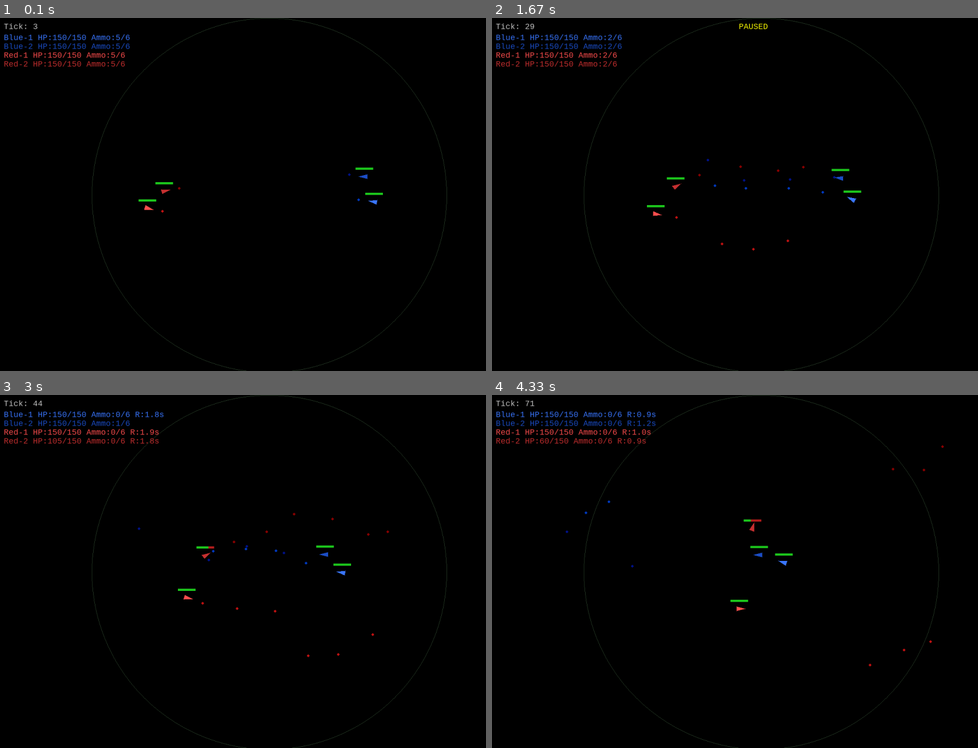
Above: before the commit, frames 1-4 (two rows, left to right).
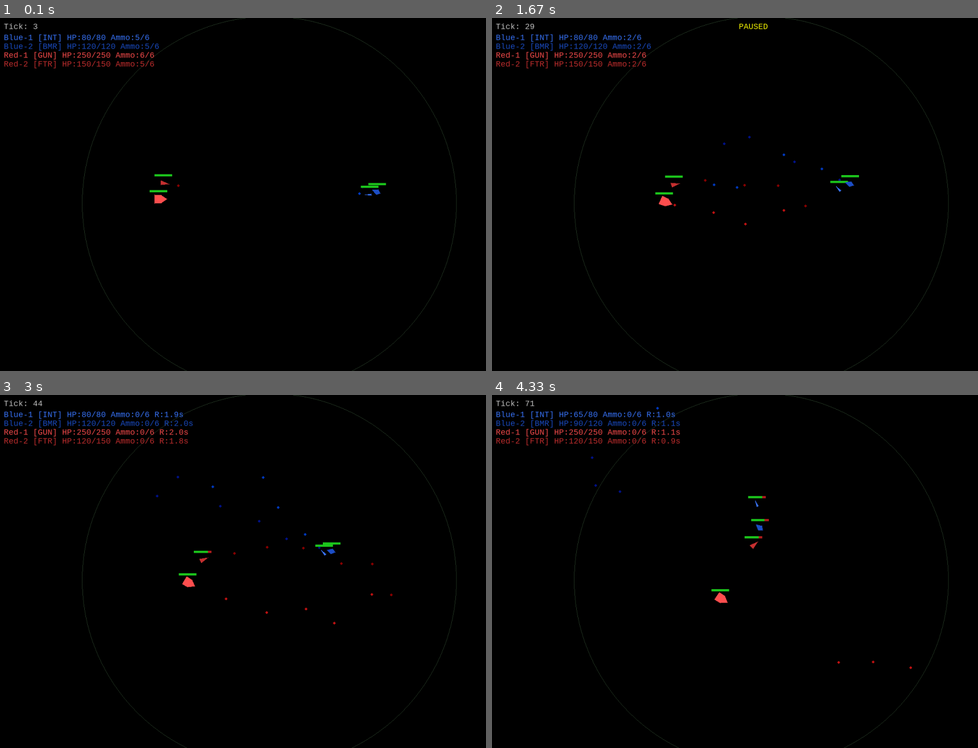
Above: after the commit, the same moments.

Repository: tcgarvin/rl-fighter
Game: pygame game, started from vis/pygame_vis.py
The game is run twice, just before and just after one commit, with the same random seed, the same clock (stepped at 60 frames per second) and the same inputs.
Inputs:
- Up to frame 1 (0.1 s): no input
- Up to frame 2 (1.67 s): tap Space at 0.33, 0.73, 1.03, 1.23, 1.57 s
- Up to frame 3 (3 s): tap Space at 1.87, 2.07, 2.37, 2.63, 2.97 s
- Up to frame 4 (4.33 s): tap Space at 3.27, 3.4, 3.8, 4.1 s

The runs differ from the first frame. In frame 1, 1.9% of the frame differs, in the area x 6-94%, y 0-100%; in frame 2, 2.0%; in frame 3, 2.2%; in frame 4, 2.1%.

Commit message:
Added hulls to vis

Diff:
--- a/spacefight/sim/core.py
+++ b/spacefight/sim/core.py
@@ -108,6 +108,9 @@
 
     # Idleness tracker [N]
     t_since_damage: NDArray[np.int32] = field(repr=False)
+
+    # Per-ship hull type name (non-array, length S)
+    hull_names: list[str] = field(repr=False)
 
     # Episode tracking
     done: NDArray[np.bool_] = field(repr=False)  # [N]
@@ -232,6 +235,7 @@
         zone_cx=zone_cx,
         zone_cy=zone_cy,
         zone_r=zone_r,
+        hull_names=hull_names,
         t_since_damage=np.zeros(N, dtype=np.int32),
         done=np.zeros(N, dtype=np.bool_),
         tick=np.zeros(N, dtype=np.int32),
--- a/vis/pygame_vis.py
+++ b/vis/pygame_vis.py
@@ -17,7 +17,7 @@
 import numpy as np
 import pygame
 
-from spacefight.sim.core import SimState, reset, step
+from spacefight.sim.core import SimState, load_hulls, reset, step
 
 # Display constants
 WINDOW_W = 1200
@@ -35,7 +35,16 @@
 TEAM_NAMES = ["Blue-1", "Blue-2", "Red-1", "Red-2"]
 DEAD_COLOR = (100, 100, 100)
 BULLET_RADIUS = 3
-SHIP_SIZE = 14  # half-length of triangle
+BASE_SHIP_SIZE = 14  # reference half-length (scaled per hull radius)
+REFERENCE_RADIUS = 18.0  # "fighter" radius used as the 1x baseline
+
+# Hull type abbreviations for HUD
+HULL_ABBREVS = {
+    "interceptor": "INT",
+    "fighter": "FTR",
+    "gunboat": "GUN",
+    "bomber": "BMR",
+}
 
 # HP bar
 HP_BAR_W = 40
@@ -53,6 +62,72 @@
     sx = int(WINDOW_W / 2 + (wx - WORLD_CENTER_X) * SCALE)
     sy = int(WINDOW_H / 2 - (wy - WORLD_CENTER_Y) * SCALE)  # flip Y
     return sx, sy
+
+
+def _rotated_point(
+    sx: int, sy: int, size: float, theta: float, local_angle: float, local_r: float
+) -> tuple[int, int]:
+    """Compute a screen-space point rotated around (sx, sy)."""
+    angle = theta + local_angle
+    return (
+        sx + int(size * local_r * math.cos(angle)),
+        sy - int(size * local_r * math.sin(angle)),
+    )
+
+
+def _ship_vertices_interceptor(
+    sx: int, sy: int, size: float, theta: float
+) -> list[tuple[int, int]]:
+    """Narrow/pointy triangle for interceptor (fast, small)."""
+    nose = (sx + int(size * 1.2 * math.cos(theta)),
+            sy - int(size * 1.2 * math.sin(theta)))
+    left = _rotated_point(sx, sy, size, theta, 2.6, 0.5)
+    right = _rotated_point(sx, sy, size, theta, -2.6, 0.5)
+    return [nose, left, right]
+
+
+def _ship_vertices_fighter(
+    sx: int, sy: int, size: float, theta: float
+) -> list[tuple[int, int]]:
+    """Standard triangle for fighter (default shape)."""
+    nose = (sx + int(size * math.cos(theta)),
+            sy - int(size * math.sin(theta)))
+    left = _rotated_point(sx, sy, size, theta, 2.4, 0.6)
+    right = _rotated_point(sx, sy, size, theta, -2.4, 0.6)
+    return [nose, left, right]
+
+
+def _ship_vertices_gunboat(
+    sx: int, sy: int, size: float, theta: float
+) -> list[tuple[int, int]]:
+    """Wide/blunt pentagon for gunboat — elongated along heading for clarity."""
+    nose = (sx + int(size * 1.0 * math.cos(theta)),
+            sy - int(size * 1.0 * math.sin(theta)))
+    fl = _rotated_point(sx, sy, size, theta, 1.0, 0.6)
+    fr = _rotated_point(sx, sy, size, theta, -1.0, 0.6)
+    bl = _rotated_point(sx, sy, size, theta, 2.3, 0.7)
+    br = _rotated_point(sx, sy, size, theta, -2.3, 0.7)
+    return [nose, fl, bl, br, fr]
+
+
+def _ship_vertices_bomber(
+    sx: int, sy: int, size: float, theta: float
+) -> list[tuple[int, int]]:
+    """Diamond/kite shape for bomber."""
+    nose = (sx + int(size * 1.0 * math.cos(theta)),
+            sy - int(size * 1.0 * math.sin(theta)))
+    left = _rotated_point(sx, sy, size, theta, math.pi / 2, 0.55)
+    tail = _rotated_point(sx, sy, size, theta, math.pi, 0.7)
+    right = _rotated_point(sx, sy, size, theta, -math.pi / 2, 0.55)
+    return [nose, left, tail, right]
+
+
+_HULL_SHAPE_FN = {
+    "interceptor": _ship_vertices_interceptor,
+    "fighter": _ship_vertices_fighter,
+    "gunboat": _ship_vertices_gunboat,
+    "bomber": _ship_vertices_bomber,
+}
 
 
 def draw_ship(
@@ -62,29 +137,16 @@
     theta: float,
     color: tuple[int, int, int],
     alive: bool,
+    hull_type: str = "fighter",
+    radius: float = REFERENCE_RADIUS,
 ) -> None:
-    """Draw a ship as a triangle pointing in its heading direction."""
+    """Draw a ship using a hull-type-specific polygon scaled by radius."""
     draw_color = color if alive else DEAD_COLOR
     sx, sy = world_to_screen(x, y)
-
-    # Triangle vertices: nose, left wing, right wing
-    cos_t = math.cos(theta)
-    sin_t = math.sin(theta)
-
-    nose = (
-        sx + int(SHIP_SIZE * cos_t),
-        sy - int(SHIP_SIZE * sin_t),
-    )
-    left = (
-        sx + int(SHIP_SIZE * 0.6 * math.cos(theta + 2.4)),
-        sy - int(SHIP_SIZE * 0.6 * math.sin(theta + 2.4)),
-    )
-    right = (
-        sx + int(SHIP_SIZE * 0.6 * math.cos(theta - 2.4)),
-        sy - int(SHIP_SIZE * 0.6 * math.sin(theta - 2.4)),
-    )
-
-    pygame.draw.polygon(surface, draw_color, [nose, left, right])
+    size = BASE_SHIP_SIZE * (radius / REFERENCE_RADIUS)
+    shape_fn = _HULL_SHAPE_FN.get(hull_type, _ship_vertices_fighter)
+    vertices = shape_fn(sx, sy, size, theta)
+    pygame.draw.polygon(surface, draw_color, vertices)
 
 
 def draw_hp_bar(
@@ -147,9 +209,16 @@
             policy = None
 
     rng = np.random.default_rng(seed)
+    hull_types = list(load_hulls().keys())
 
     def make_state() -> SimState:
-        return reset(n_envs=1, seed=int(rng.integers(0, 2**31)), n_ships=n_ships)
+        hull_names = [str(rng.choice(hull_types)) for _ in range(n_ships)]
+        return reset(
+            n_envs=1,
+            hull_names=hull_names,
+            seed=int(rng.integers(0, 2**31)),
+            n_ships=n_ships,
+        )
 
     state = make_state()
     paused = False
@@ -243,6 +312,8 @@
                 float(state.theta[0, s]),
                 SHIP_COLORS[s % len(SHIP_COLORS)],
                 bool(state.alive[0, s]),
+                hull_type=state.hull_names[s],
+                radius=float(state.radius[0, s]),
             )
             hull_frac = float(state.hull[0, s] / max_hull[s])
             draw_hp_bar(
@@ -259,6 +330,7 @@
         y_offset = 35
         for s in range(state.n_ships):
             name = TEAM_NAMES[s] if s < len(TEAM_NAMES) else f"Ship {s}"
+            hull_abbrev = HULL_ABBREVS.get(state.hull_names[s], "???")
             ammo_str = f"{state.ammo[0, s]}/{state.magazine_size}"
             reload_str = (
                 f" R:{state.reload_timer[0, s]:.1f}s"
@@ -266,7 +338,8 @@
                 else ""
             )
             hull_str = (
-                f"{name} HP:{state.hull[0, s]:.0f}/{state.max_hull[0, s]:.0f}"
+                f"{name} [{hull_abbrev}]"
+                f" HP:{state.hull[0, s]:.0f}/{state.max_hull[0, s]:.0f}"
                 f" Ammo:{ammo_str}{reload_str}"
             )
             color = SHIP_COLORS[s % len(SHIP_COLORS)]
